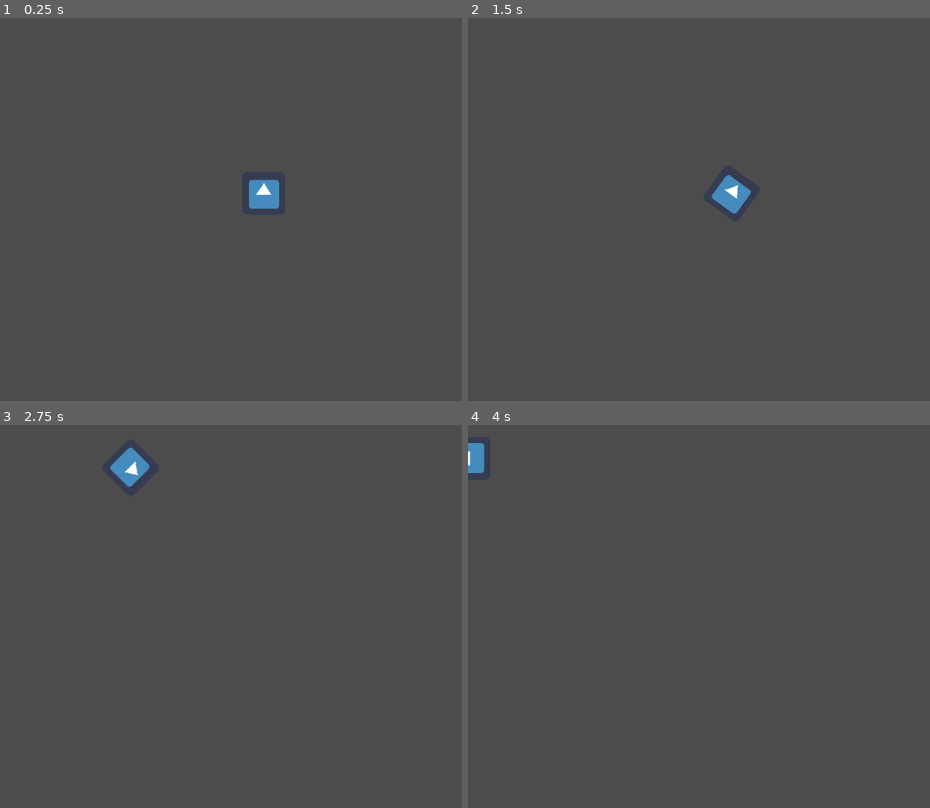
Above: before the commit, frames 1-4 (two rows, left to right).
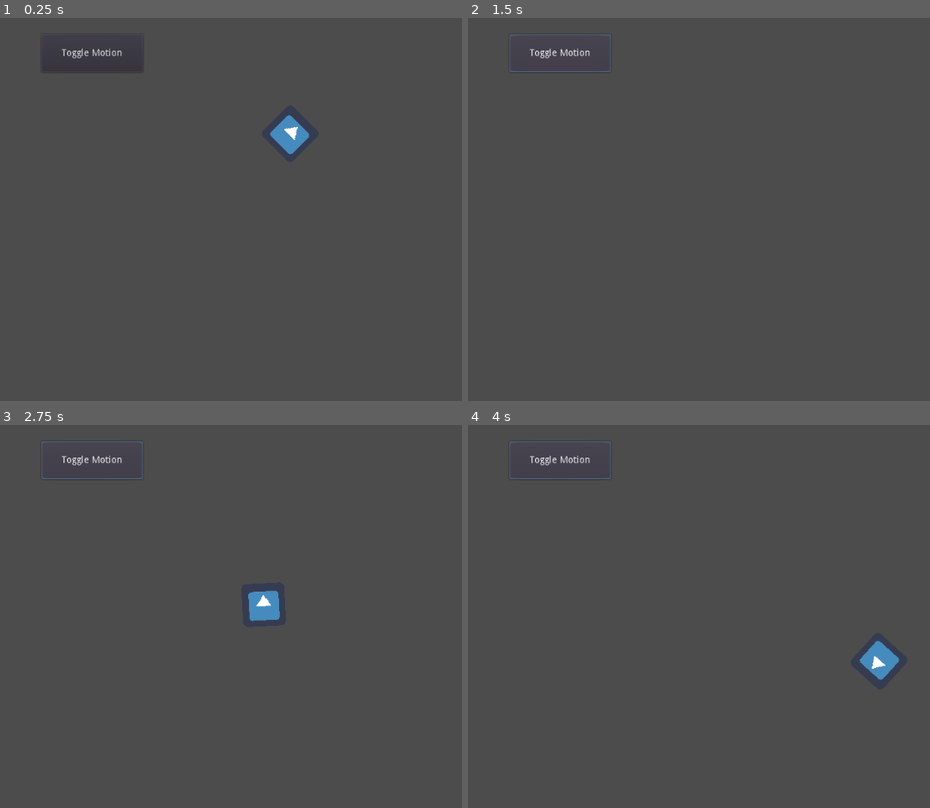
Above: after the commit, the same moments.

Repository: bseth15/godot_tutorial_01
Game: Godot game, scene res://main.tscn
Same seed, same stepped clock (60 frames per second), same inputs: the game is played once before the commit and once after it. Before the commit the project starts from res://Sprite.tscn. The engine's default icon, where the game draws it, is replaced by a stand-in: a white triangle on a blue panel in a dark square.
Inputs (mouse positions are in pixels of both pictures, inside the frame that each line leads up to):
- Up to frame 1 (0.25 s): no input
- Up to frame 2 (1.5 s): click (560, 52) at 0.5 s, where only the run after the commit has a clickable "Toggle Motion"; tap Enter at 1.25 s; hold Right (ui_right) from 1.28 s (still down)
- Up to frame 3 (2.75 s): release Right (ui_right) at 2.03 s; hold Down (ui_down) from 2.03 s (still down)
- Up to frame 4 (4 s): release Down (ui_down) at 2.78 s; hold Right (ui_right) 2.78-3.53 s; hold Up (ui_up) from 3.53 s (still down)

The runs differ from the first frame. In frame 1, 1.1% of the frame differs, in the area x 10-67%, y 8-50%; in frame 2, 0.8%; in frame 3, 1.2%, in the area x 8-61%, y 4-52%; in frame 4, 1.0%.

Commit message:
complete signals

Diff:
--- a/res/gd_icon.gd
+++ b/res/gd_icon.gd
@@ -1,28 +1,58 @@
 extends Sprite
 
+signal health_depleted
+signal health_changed(old_value, new_value)
+
 var angular_speed: float = PI
+var health: float = 10.0
 var speed: float = 400
 
 
 func _init() -> void:
 	print("Hello, world!")
 
+func _ready() -> void:
+	var timer = get_node("Timer")
+	timer.connect("timeout", self, "_on_Timer_timeout")
+
+
+# func _process(delta: float) -> void:
+# 	var direction: int = 0
+
+# 	if Input.is_action_pressed("ui_left"):
+# 		direction = 1 if Input.is_action_pressed("ui_down") else -1
+# 	if Input.is_action_pressed("ui_right"):
+# 		direction = -1 if Input.is_action_pressed("ui_down") else 1
+
+# 	rotation += angular_speed * direction * delta
+
+# 	var velocity: Vector2 = Vector2.ZERO
+# 	if Input.is_action_pressed("ui_up"):
+# 		velocity = Vector2.UP
+# 	if Input.is_action_pressed("ui_down"):
+# 		velocity = Vector2.DOWN
+
+# 	velocity = velocity.rotated(rotation) * speed
+# 	position += velocity * delta
 
 func _process(delta: float) -> void:
-	var direction: int = 0
+    rotation += angular_speed * delta
+    var velocity = Vector2.UP.rotated(rotation) * speed
+    position += velocity * delta
 
-	if Input.is_action_pressed("ui_left"):
-		direction = 1 if Input.is_action_pressed("ui_down") else -1
-	if Input.is_action_pressed("ui_right"):
-		direction = -1 if Input.is_action_pressed("ui_down") else 1
 
-	rotation += angular_speed * direction * delta
+func take_damage(amount: float) -> void:
+	var old_health: float = health
+	health -= amount
+	emit_signal("health_changed", old_health, health)
 
-	var velocity: Vector2 = Vector2.ZERO
-	if Input.is_action_pressed("ui_up"):
-		velocity = Vector2.UP
-	if Input.is_action_pressed("ui_down"):
-		velocity = Vector2.DOWN
+	if health <= 0:
+		emit_signal("health_depleted")
 
-	velocity = velocity.rotated(rotation) * speed
-	position += velocity * delta
+
+func _on_Button_pressed() -> void:
+	set_process(not is_processing())
+
+
+func _on_Timer_timeout() -> void:
+	visible = not visible
--- /dev/null
+++ b/res/main.tscn
@@ -0,0 +1,19 @@
+[gd_scene load_steps=2 format=2]
+
+[ext_resource path="res://Sprite.tscn" type="PackedScene" id=1]
+
+[node name="Node2D" type="Node2D"]
+
+[node name="Sprite" parent="." instance=ExtResource( 1 )]
+
+[node name="Timer" type="Timer" parent="Sprite"]
+autostart = true
+
+[node name="Button" type="Button" parent="."]
+margin_left = 62.0
+margin_top = 53.0
+margin_right = 213.0
+margin_bottom = 109.0
+text = "Toggle Motion"
+
+[connection signal="pressed" from="Button" to="Sprite" method="_on_Button_pressed"]
--- a/res/project.godot
+++ b/res/project.godot
@@ -11,7 +11,7 @@
 [application]
 
 config/name="Godot Tutorial 01"
-run/main_scene="res://Sprite.tscn"
+run/main_scene="res://main.tscn"
 config/icon="res://icon.png"
 
 [global]
